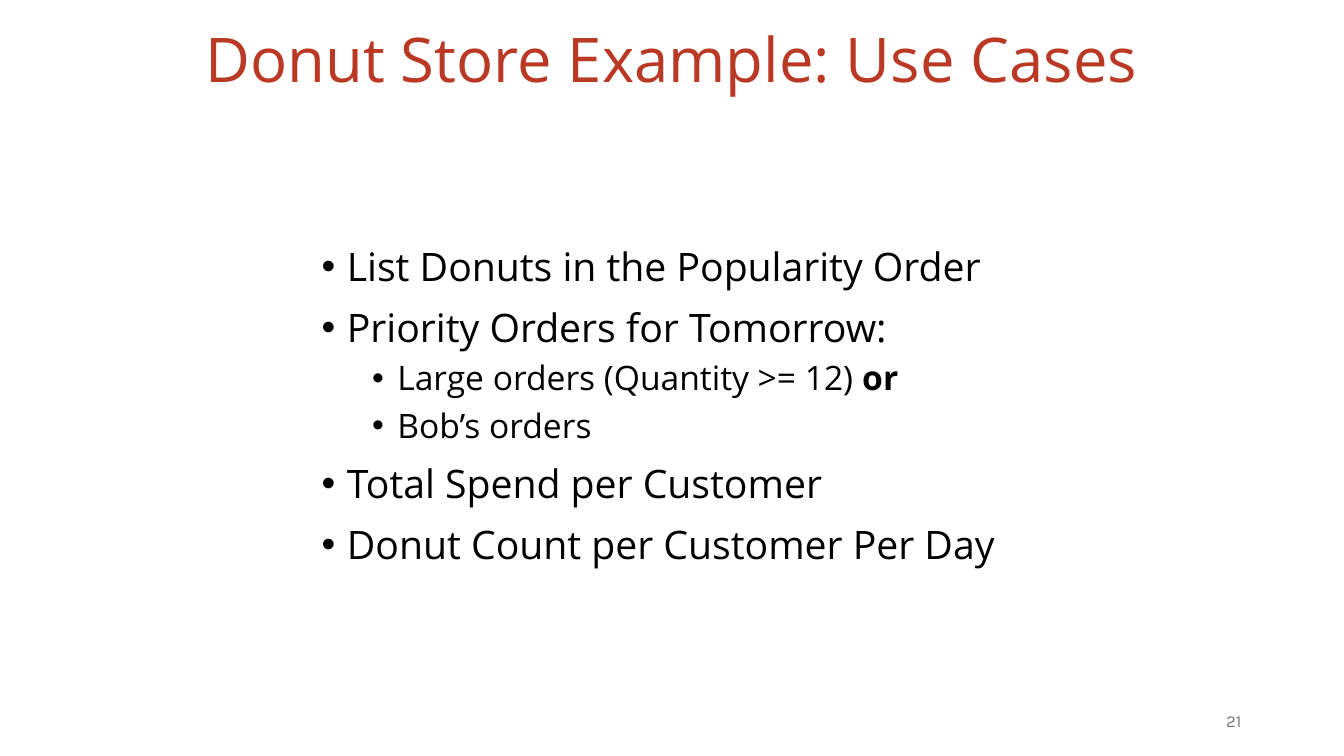
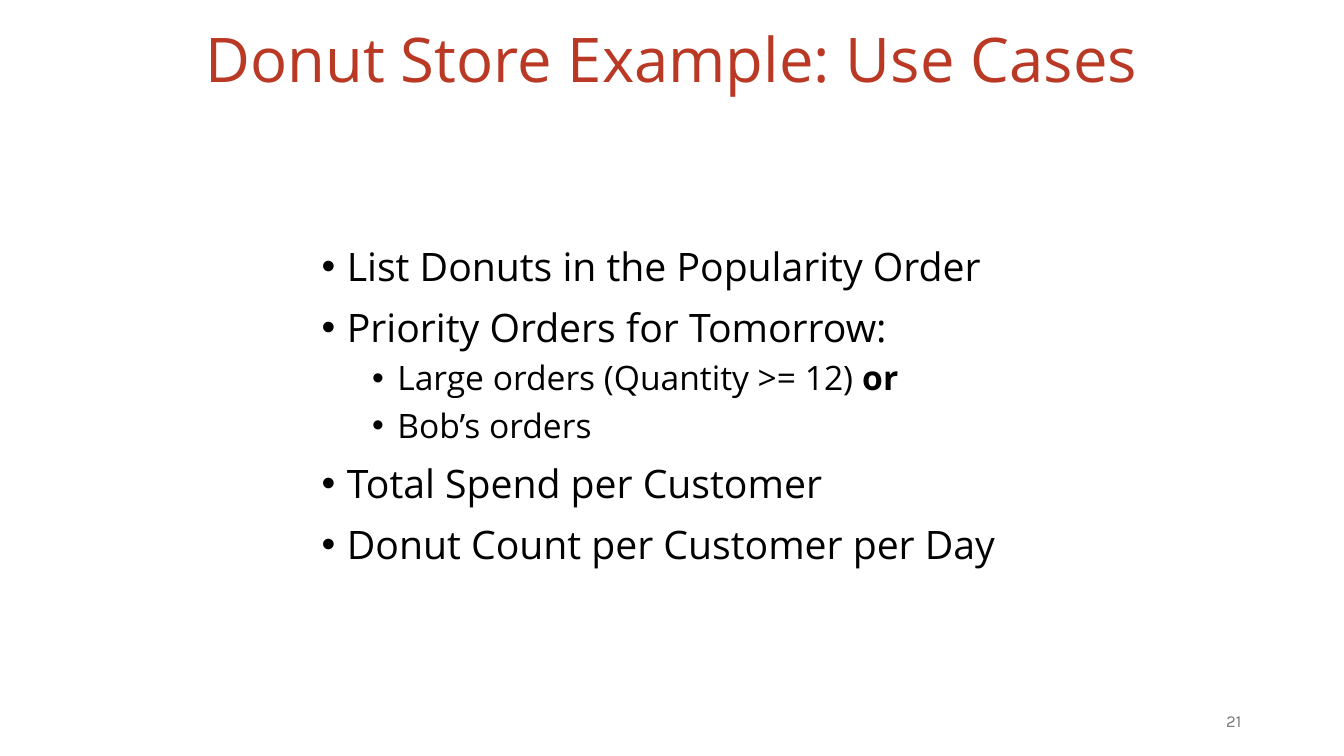
Before and after one commit to vmzakharov/missing-dataframe-talk, a slide deck: slide 21 of presentation/Missing_Dataframe_Short.pptx. Drawn at 1344x756 pixels with LibreOffice and Linux fonts; fonts in the diff are those of the drawing. Boxes give left, top, right and bottom in pixels: in the first picture for what was removed or moved away, otherwise in the second. Text is boxed around its words. In the diff, an @@ line names an element or a change of style, - is before the commit and + after.

```diff
--- a/presentation/Missing_Dataframe_Short.pptx
+++ b/presentation/Missing_Dataframe_Short.pptx
@@ text at box(347, 530, 995, 569): text changed @@
-• Donut Count per Customer Per Day
+• Donut Count per Customer per Day
```
Also in this commit, not shown: 5 other slides changed, 10 slides removed, 1 other file.
